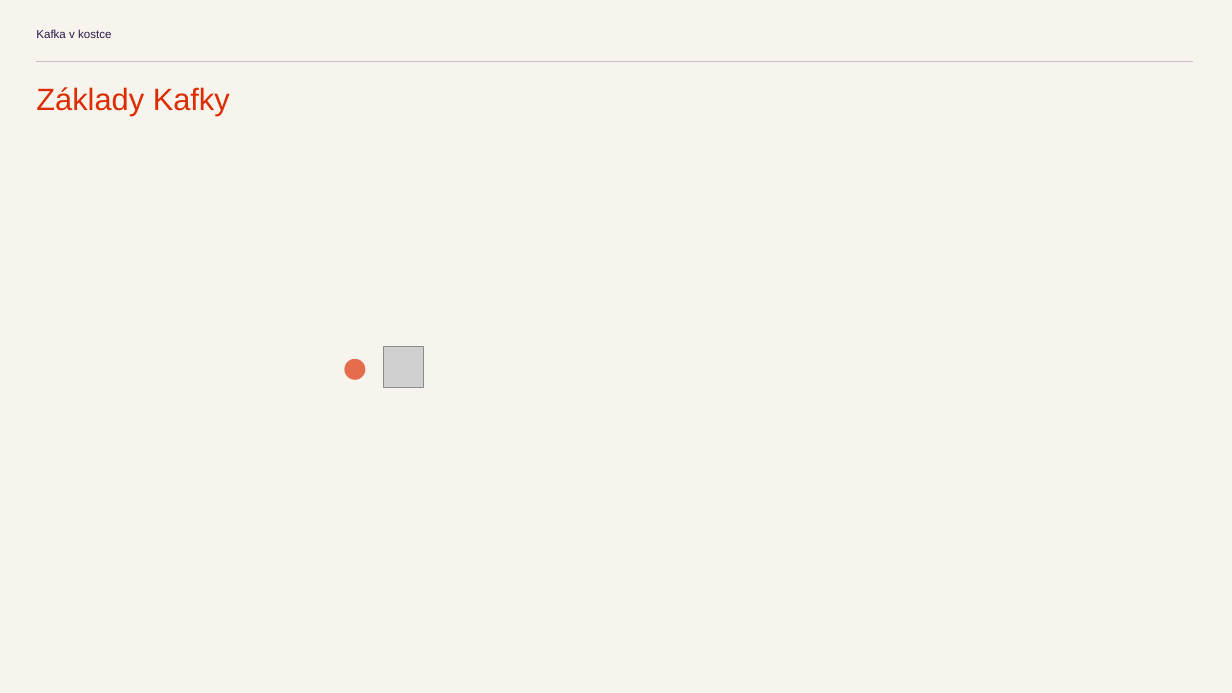
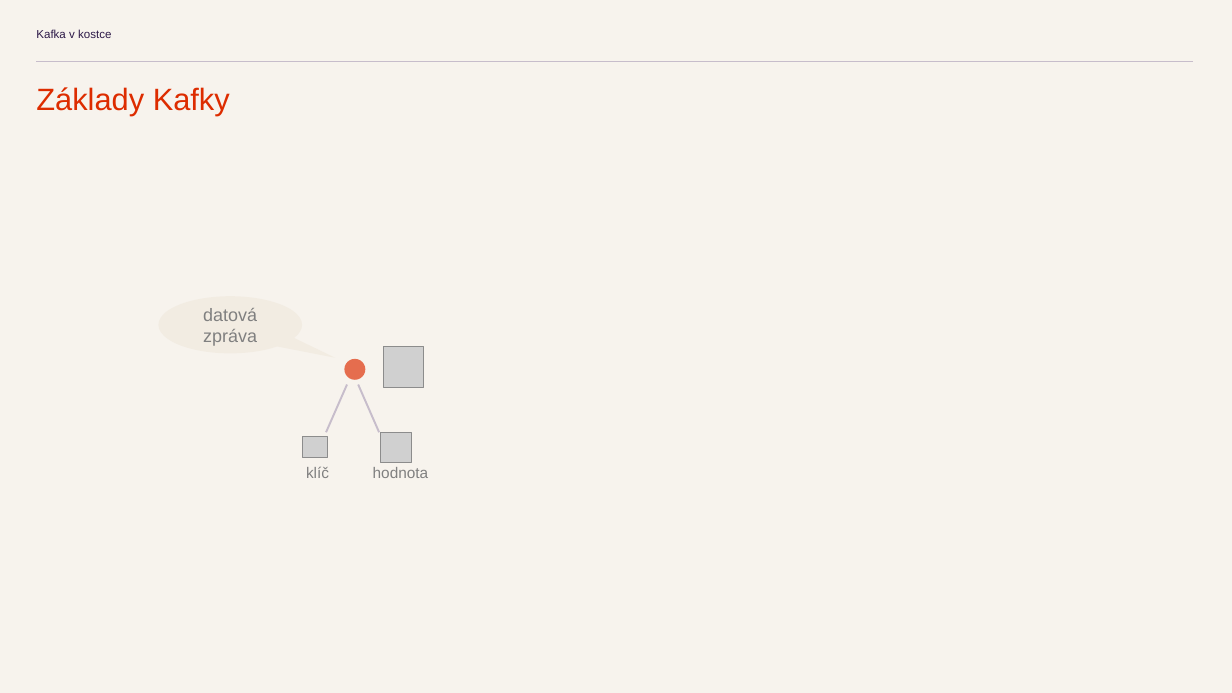
Before and after one commit to kicune/kafka_v_kostce, a slide deck: slide 4 of prez/Kafka v kostce.pptx. Drawn at 1232x693 pixels with LibreOffice and Linux fonts; fonts in the diff are those of the drawing; grey boxes stand for pictures. Boxes give left, top, right and bottom in pixels: in the first picture for what was removed or moved away, otherwise in the second. Text is boxed around its words. In the diff, an @@ line names an element or a change of style, - is before the commit and + after.

```diff
--- a/prez/Kafka v kostce.pptx
+++ b/prez/Kafka v kostce.pptx
@@ speech bubble added at (158,297,302,354), fill #E8DDCB at 30% opacity, 14 pt, text #808080 @@
+datová zpráva
@@ line added from (348, 384) to (326, 433), #C7BDCB 1.5 pt @@
@@ line added from (359, 384) to (379, 433), #C7BDCB 1.5 pt @@
@@ picture added at (302,437,327,458) @@
@@ picture added at (381,433,411,463) @@
@@ text added at (306,467,329,478), 12 pt, text #808080 @@
+klíč
@@ text added at (373,467,429,478), 12 pt, text #808080 @@
+hodnota
```
Also in this commit, not shown: 16 other slides changed.
